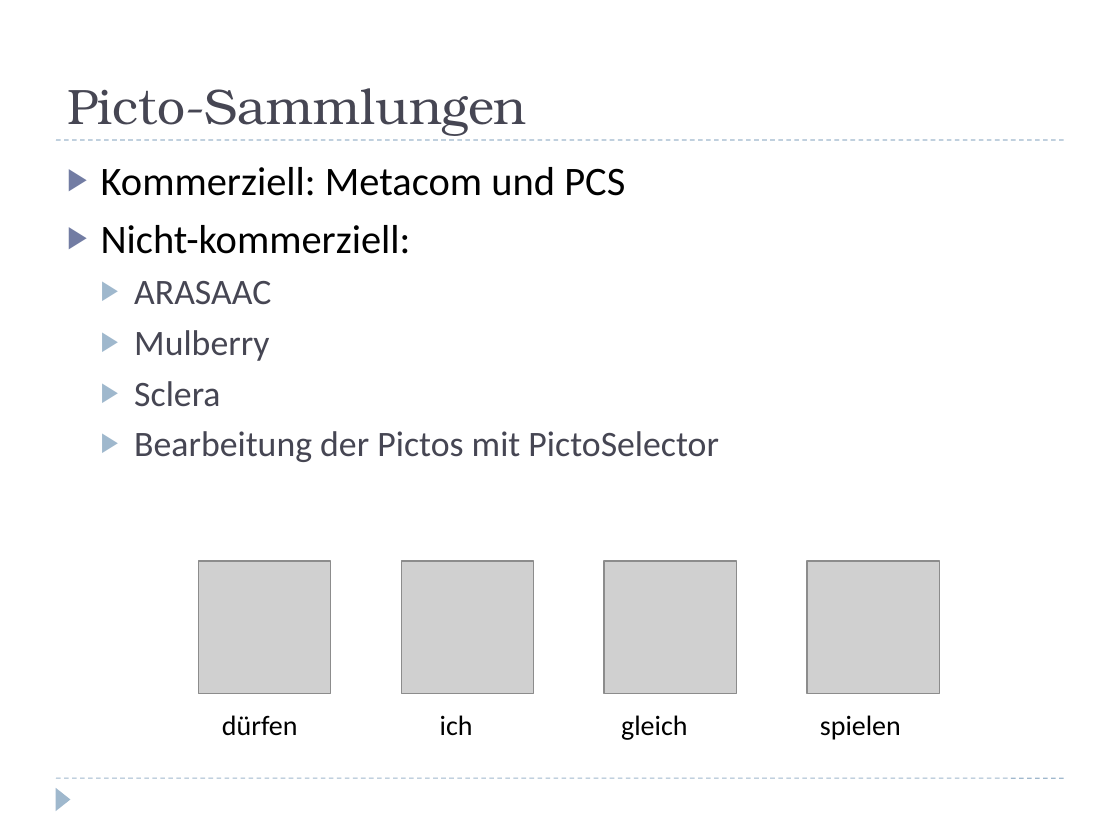
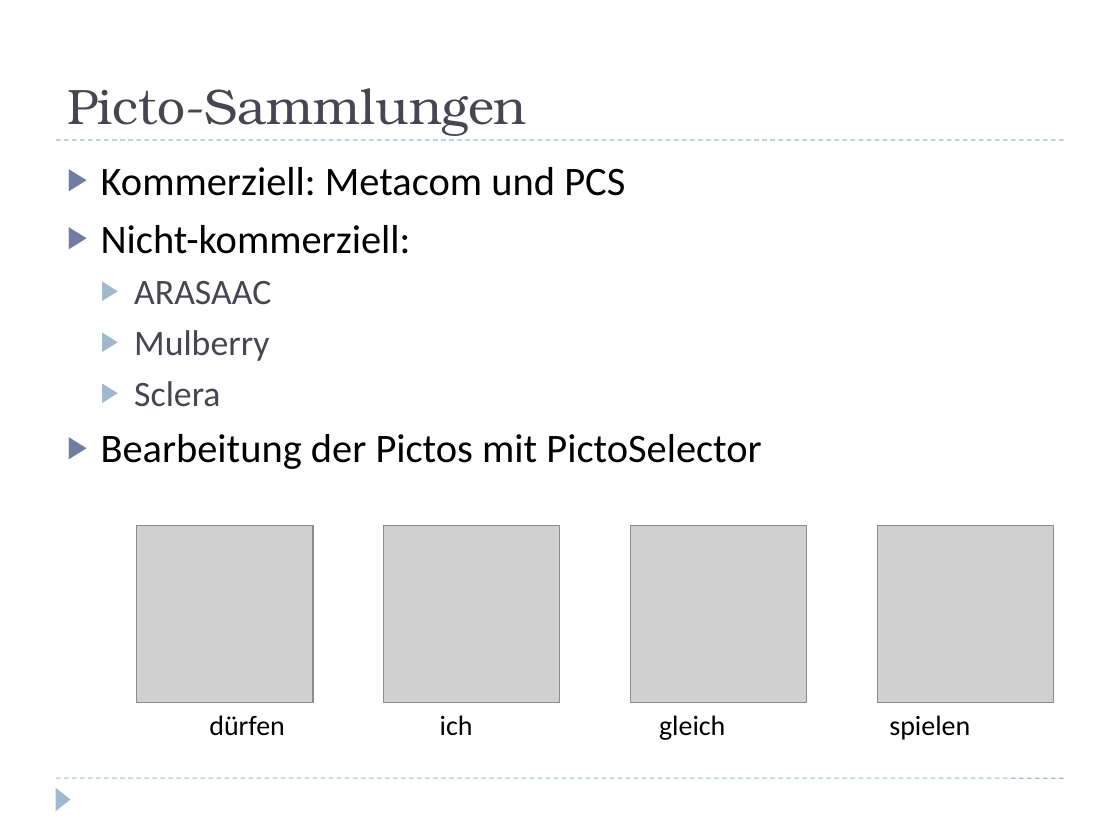
Before and after one commit to beccithepotterhead/ELKOnew, a slide deck: slide 6 of src/ELKO.pptx (slide 5 before the commit). Drawn at 1120x840 pixels with LibreOffice and Linux fonts; fonts in the diff are those of the drawing; grey boxes stand for pictures. Boxes give left, top, right and bottom in pixels: in the first picture for what was removed or moved away, otherwise in the second. Text is boxed around its words. In the diff, an @@ line names an element or a change of style, - is before the commit and + after.

```diff
--- a/src/ELKO.pptx
+++ b/src/ELKO.pptx
@@ text at (101,434,761,469): size 23 to 26 pt, text colour #464653 to #000000 in "Bearbeitung der Pictos mit PictoSelector"; list level 2 to 1 in "Bearbeitung der Pictos mit PictoSelector"; bullet colour #9FB8CD to #727CA3 @@
@@ picture: place and size @@
-picture at (198,561,330,693)
+picture at (137,525,312,701)
@@ picture: place and size @@
-picture at (401,561,533,693)
+picture at (384,525,560,701)
@@ picture: place and size @@
-picture at (604,561,736,693)
+picture at (631,525,806,701)
@@ picture: place and size @@
-picture at (806,561,939,693)
+picture at (878,525,1054,701)
@@ text "dürfen ich gleich spielen" rewrapped from (222,715,901,740) to (209,715,970,740) @@
```
Also in this commit, not shown: 4 other slides changed, 2 slides added.
